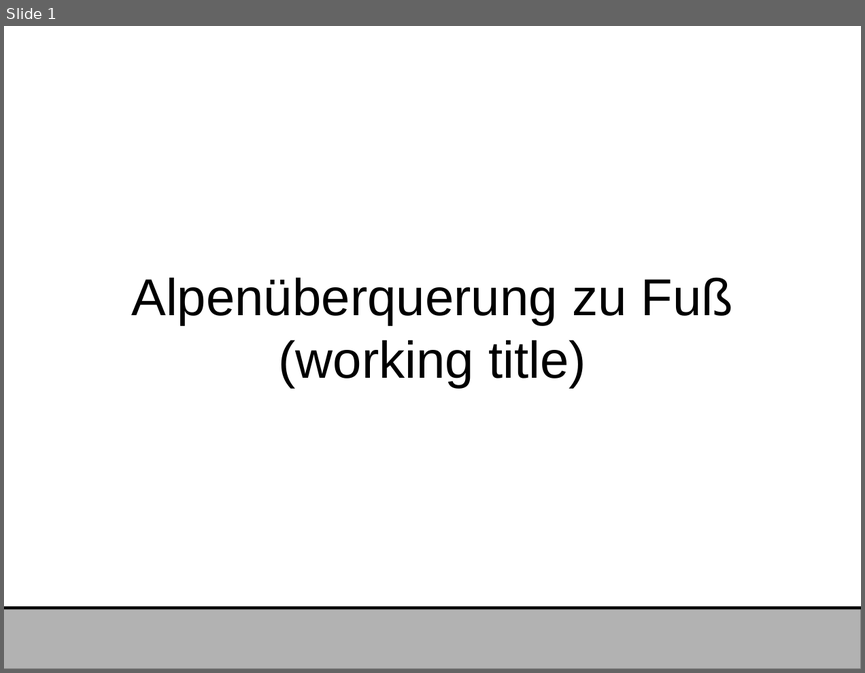
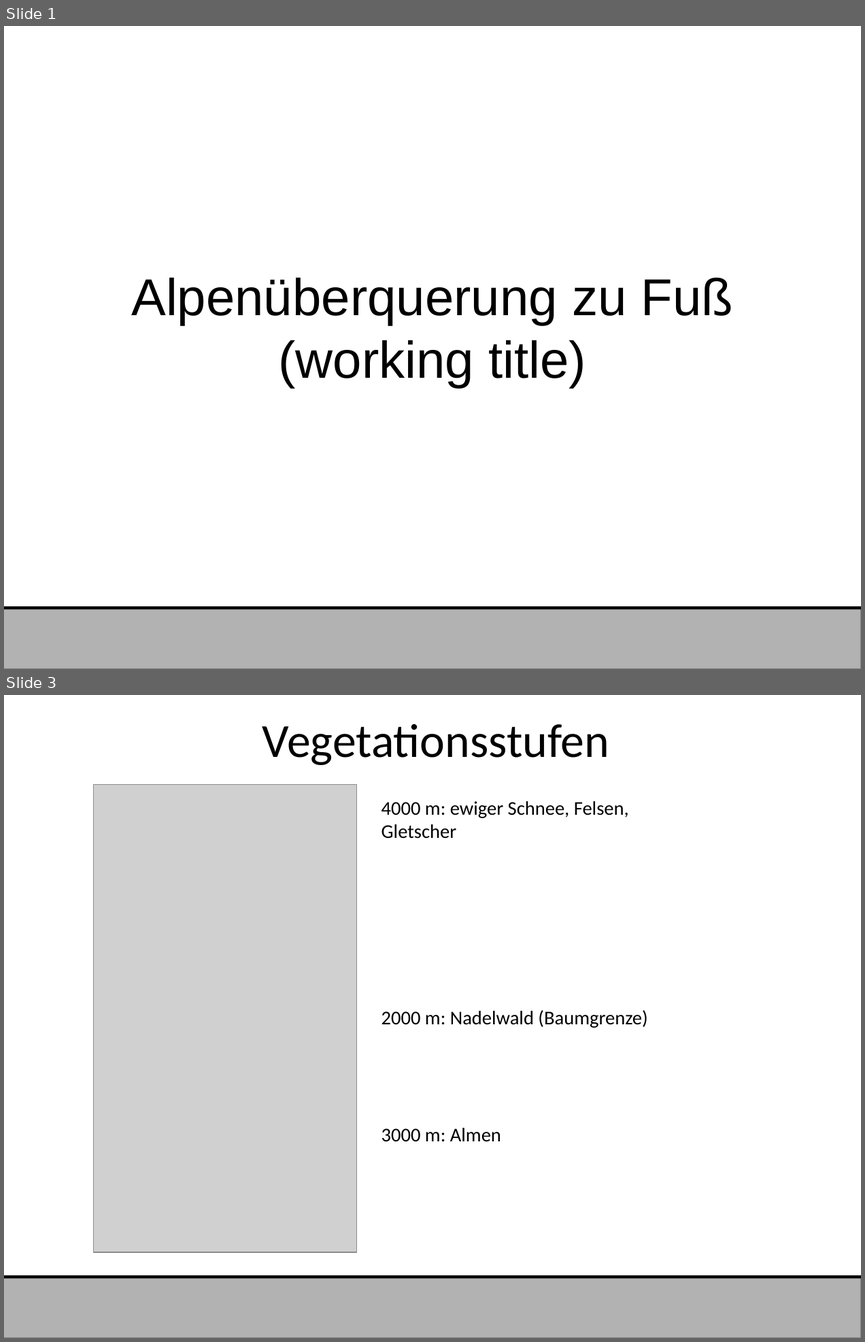
Before and after one commit to dawgermany/Praesentation-Alpen, a slide deck: PRÄSENTATION_Caspars_geschreibsel.odp. Shown one above the other, each under a label of ours: slide 1 before the commit, slides 1 and 3 after it; the slides between them are not shown. The pictures are 865x673 and 865x1342 pixels, drawn with LibreOffice and Linux fonts; fonts in the diff are those of the drawing; grey boxes stand for pictures. Boxes give left, top, right and bottom in pixels: in the first picture for what was removed or moved away, otherwise in the second. Text is boxed around its words. In the diff, an @@ line names an element or a change of style, - is before the commit and + after.

```diff
--- a/PRÄSENTATION_Caspars_geschreibsel.odp
+++ b/PRÄSENTATION_Caspars_geschreibsel.odp
@@ slide 3 added at bbox=[4, 695, 861, 1338], background #FFFFFF @@
@@ title added at bbox=[262, 724, 609, 765], 44 pt, text #000000 @@
+Vegetationsstufen
@@ picture added at bbox=[93, 784, 357, 1253] @@
@@ text added at bbox=[381, 801, 647, 1142], 18 pt, text #000000 @@
+4000 m: ewiger Schnee, Felsen, Gletscher
+2000 m: Nadelwald (Baumgrenze)
+3000 m: Almen
@@ rectangle added at bbox=[4, 1276, 861, 1338], fill #B2B2B2, outline #808080 0 pt @@
@@ line added from (4, 1276) to (861, 1276), #000000 2.83 pt @@
```
Also in this commit, not shown: 3 other slides added, 1 other file.
